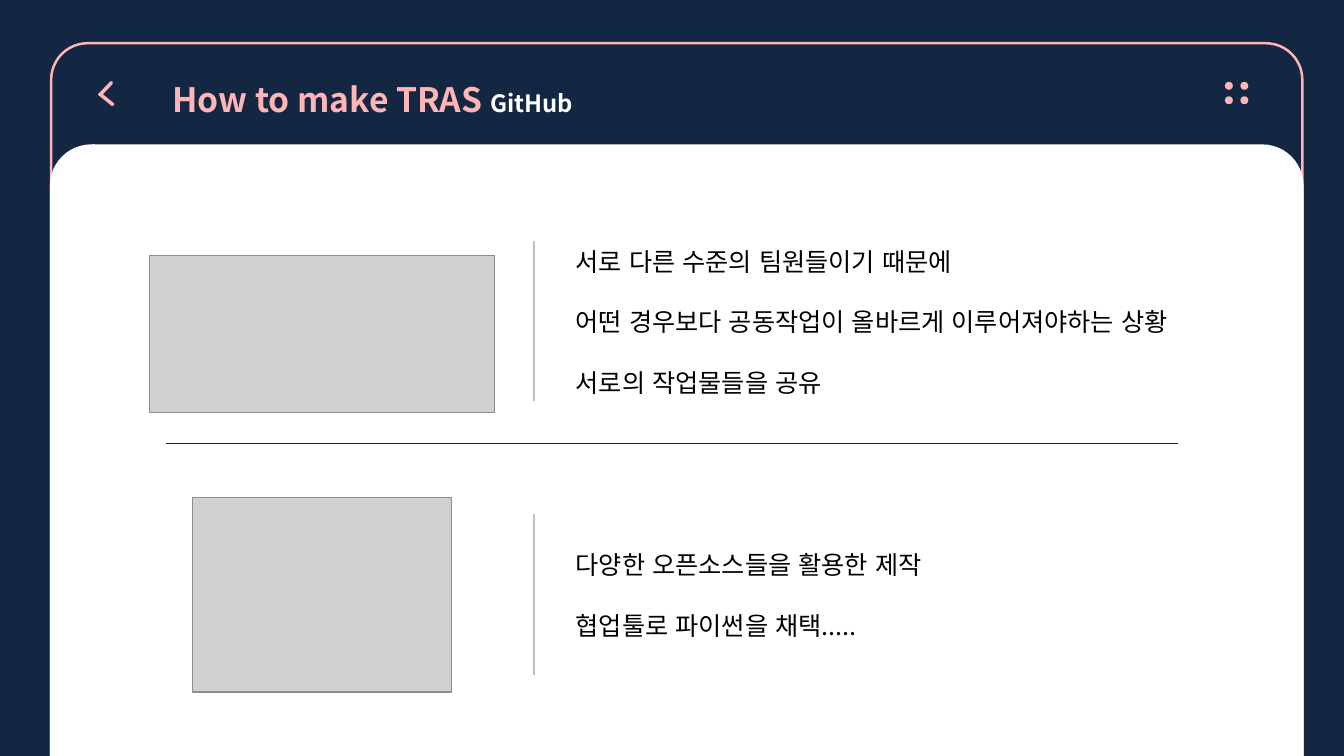
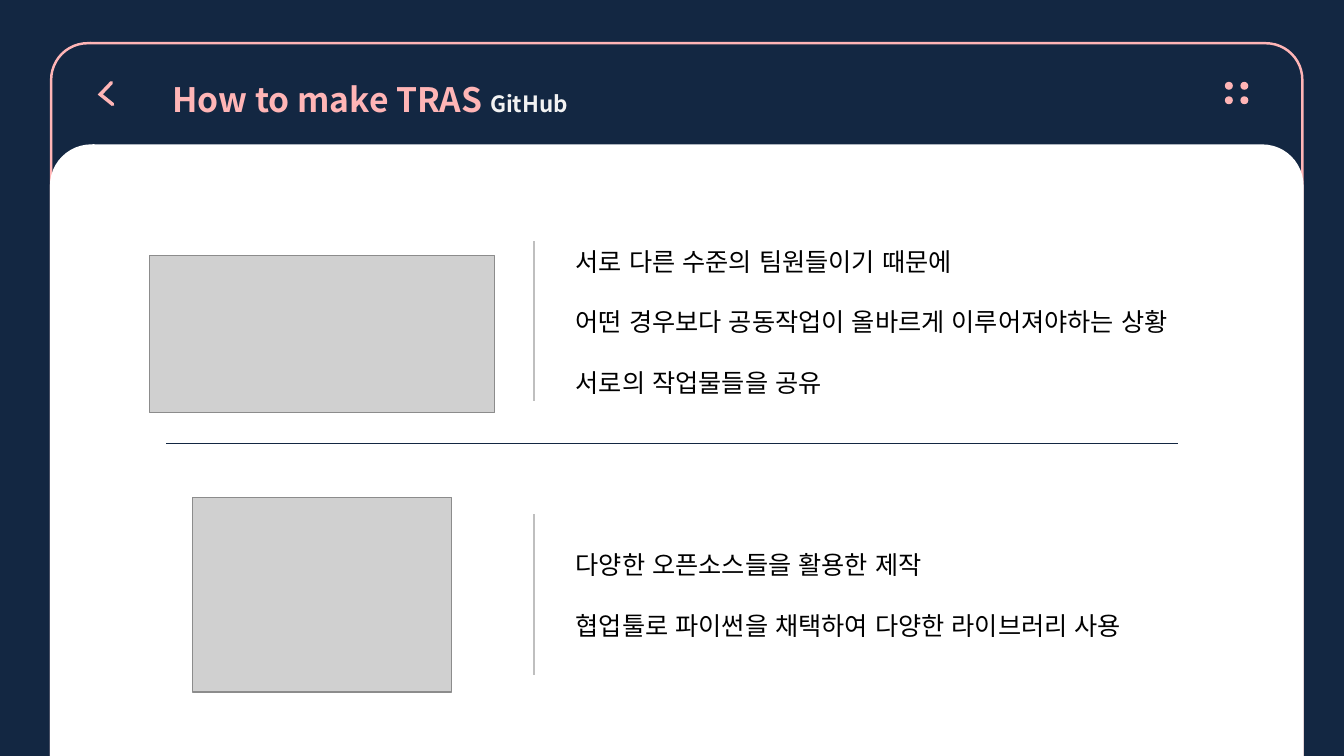
Before and after one commit to twinstae/tripReviewAnalysisSystem, a slide deck: slide 5 of 참빛.pptx. Drawn at 1344x756 pixels with LibreOffice and Linux fonts; fonts in the diff are those of the drawing; grey boxes stand for pictures. Boxes give left, top, right and bottom in pixels: in the first picture for what was removed or moved away, otherwise in the second. Text is boxed around its words. In the diff, an @@ line names an element or a change of style, - is before the commit and + after.

```diff
--- a/참빛.pptx
+++ b/참빛.pptx
@@ round same rect "How to make TRAS GitHub" at (51, 43, 1303, 756): size 17 to 16 pt, text colour #FFFFFF to #F2F2F2 in "GitHub" @@
@@ text at (576, 614, 1121, 637): text changed @@
-협업툴로 파이썬을 채택.....
+협업툴로 파이썬을 채택하여 다양한 라이브러리 사용
```
Also in this commit, not shown: 5 other slides changed, 1 slide added, 1 other file.
